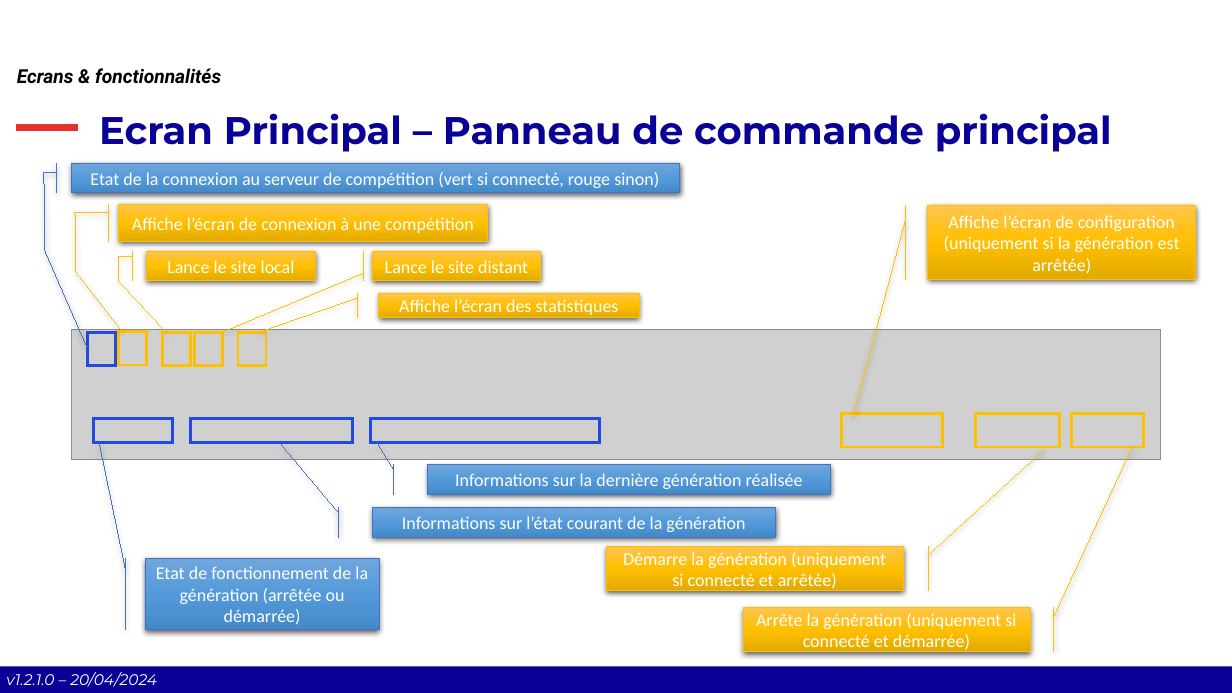
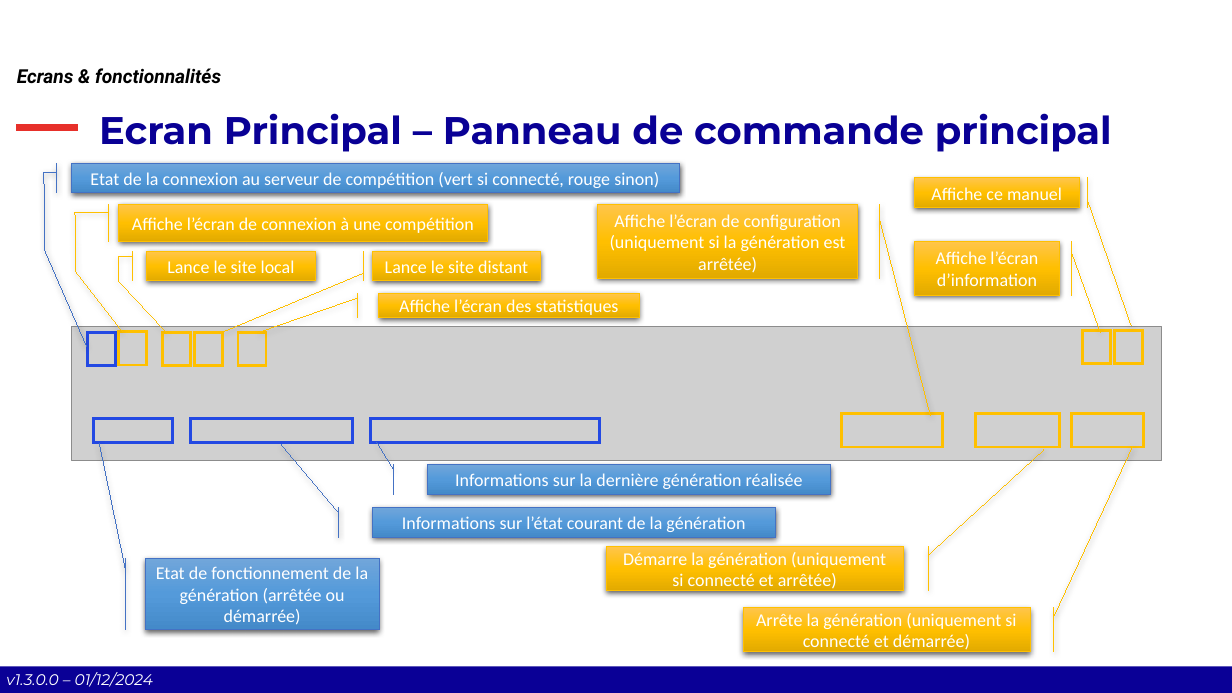
Before and after one commit to Comite-Rhone-Judo/PublicationSuiviCompetition, a slide deck: slide 9 of AppPublication/Documentation/PublicationSuiviCompetition - Manuel d'utilisation.pptx. Drawn at 1232x693 pixels with LibreOffice and Linux fonts; fonts in the diff are those of the drawing; grey boxes stand for pictures; background and template pictures are left out. Boxes give left, top, right and bottom in pixels: in the first picture for what was removed or moved away, otherwise in the second. Text is boxed around its words. In the diff, an @@ line names an element or a change of style, - is before the commit and + after.

Commit message:
Ajout de la désactivation du mode EasyConfig en cas d'absence ou de problème sur le fichier de configuration Correction du bug de mise a jour de l'heure de prochaine génération Mise à jour du manuel utilisateur Modification de la lecture des settings qui provoquait un reset de la valeur au démarrage Correction de  l'exception lors du dispose sur le Client TCP

```diff
--- a/AppPublication/Documentation/PublicationSuiviCompetition - Manuel d'utilisation.pptx
+++ b/AppPublication/Documentation/PublicationSuiviCompetition - Manuel d'utilisation.pptx
@@ accent border callout added at bbox=[915, 178, 1080, 208], fill gradient #FFC64B to #FFC000 to #E3AB00, outline #FFC000 0.75 pt, 14 pt, text #FFFFFF @@
+Affiche ce manuel
@@ accent border callout "Affiche l’écran de configuration (uniquement ...": place and size @@
-accent border callout "Affiche l’écran de configuration (uniquement ..." at bbox=[928, 206, 1196, 280]
+accent border callout "Affiche l’écran de configuration (uniquement ..." at bbox=[598, 204, 858, 278]
@@ accent border callout "Affiche l’écran de configuration (uniquement ..." at bbox=[598, 204, 858, 278]: mirrored @@
@@ accent border callout added at bbox=[915, 242, 1060, 296], fill gradient #FFC64B to #FFC000 to #E3AB00, outline #FFC000 0.75 pt, 14 pt, text #FFFFFF @@
+Affiche l’écran d’information
@@ rectangle added at bbox=[1083, 330, 1111, 363], outline #FFC000 2.25 pt @@
@@ rectangle added at bbox=[1115, 330, 1142, 363], outline #FFC000 2.25 pt @@
@@ text at bbox=[6, 672, 153, 687]: text changed @@
-v1.2.1.0 – 20/04/2024
+v1.3.0.0 – 01/12/2024
```
Also in this commit, not shown: 28 other slides changed, 5 slides added, 6 other files.
